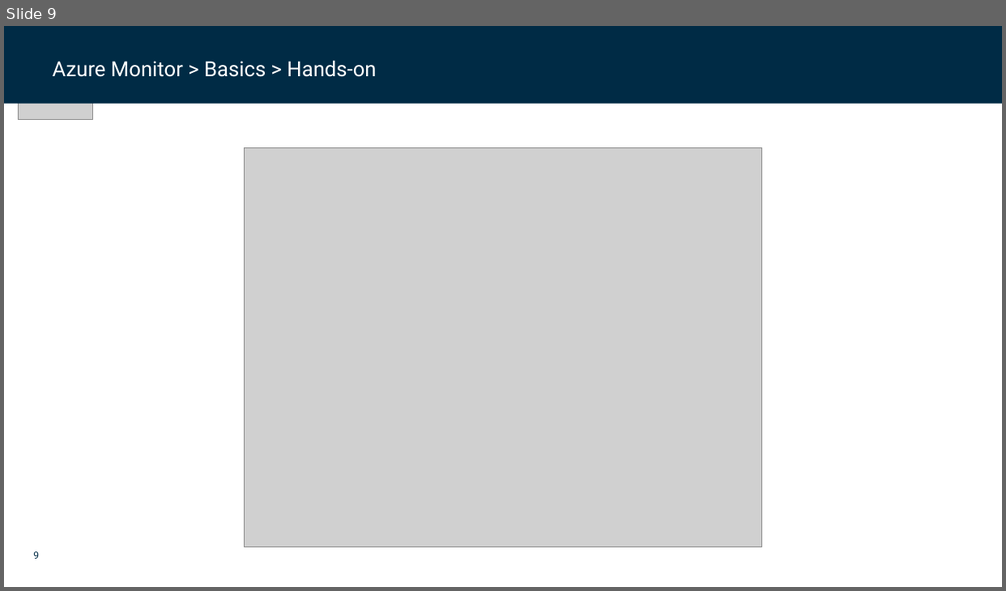
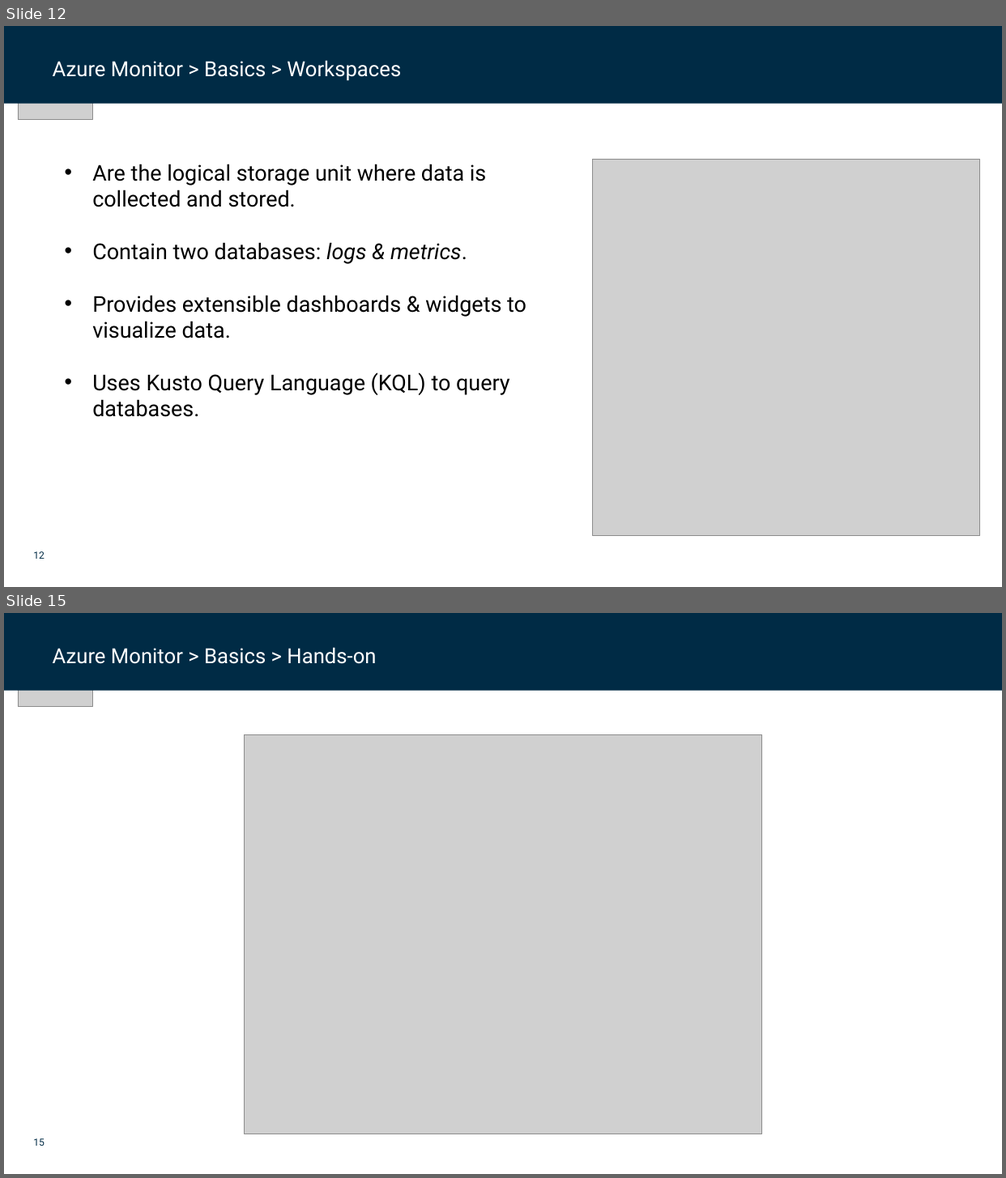
Before and after one commit to dfds/dojo, a slide deck: workshops/azure-monitoring-deep-dive/azure-monitoring-deep-dive.pptx. Shown one above the other, each under a label of ours: slide 9 before the commit, slides 12 and 15 after it; the slides between them are not shown. The pictures are 1006x591 and 1006x1178 pixels, drawn with LibreOffice and Linux fonts; fonts in the diff are those of the drawing; grey boxes stand for pictures; background and template pictures are left out. Boxes give left, top, right and bottom in pixels: in the first picture for what was removed or moved away, otherwise in the second. Text is boxed around its words. In the diff, an @@ line names an element or a change of style, - is before the commit and + after.

Commit message:
Azure Monitor v. 0.2

```diff
--- a/workshops/azure-monitoring-deep-dive/azure-monitoring-deep-dive.pptx
+++ b/workshops/azure-monitoring-deep-dive/azure-monitoring-deep-dive.pptx
@@ slide 12 added at <box>4,26,1002,587</box>, background #FFFFFF; not listed: 1 template element that a slide beside it also shows @@
@@ rectangle added at <box>4,26,1002,104</box>, fill #002B45 @@
@@ picture added at <box>19,26,93,120</box> @@
@@ text added at <box>53,60,401,81</box>, 20 pt, text #FFFFFF @@
+Azure Monitor > Basics > Workspaces
@@ rectangle added at <box>902,50,977,73</box>, fill #002B45 @@
@@ text added at <box>92,164,526,417</box>, 21 pt, text #000000 @@
+• Are the logical storage unit where data is collected and stored.
+• Contain two databases: logs & metrics.
+• Provides extensible dashboards & widgets to visualize data.
+• Uses Kusto Query Language (KQL) to query databases.
@@ picture added at <box>593,160,980,535</box> @@
@@ what was slide 9 is now slide 15 @@
@@ page number at <box>33,1139,44,1146</box>: text changed @@
-9
+15
```
Also in this commit, not shown: 3 slides changed, 10 other slides added, 1 slide removed, 1 other file.
